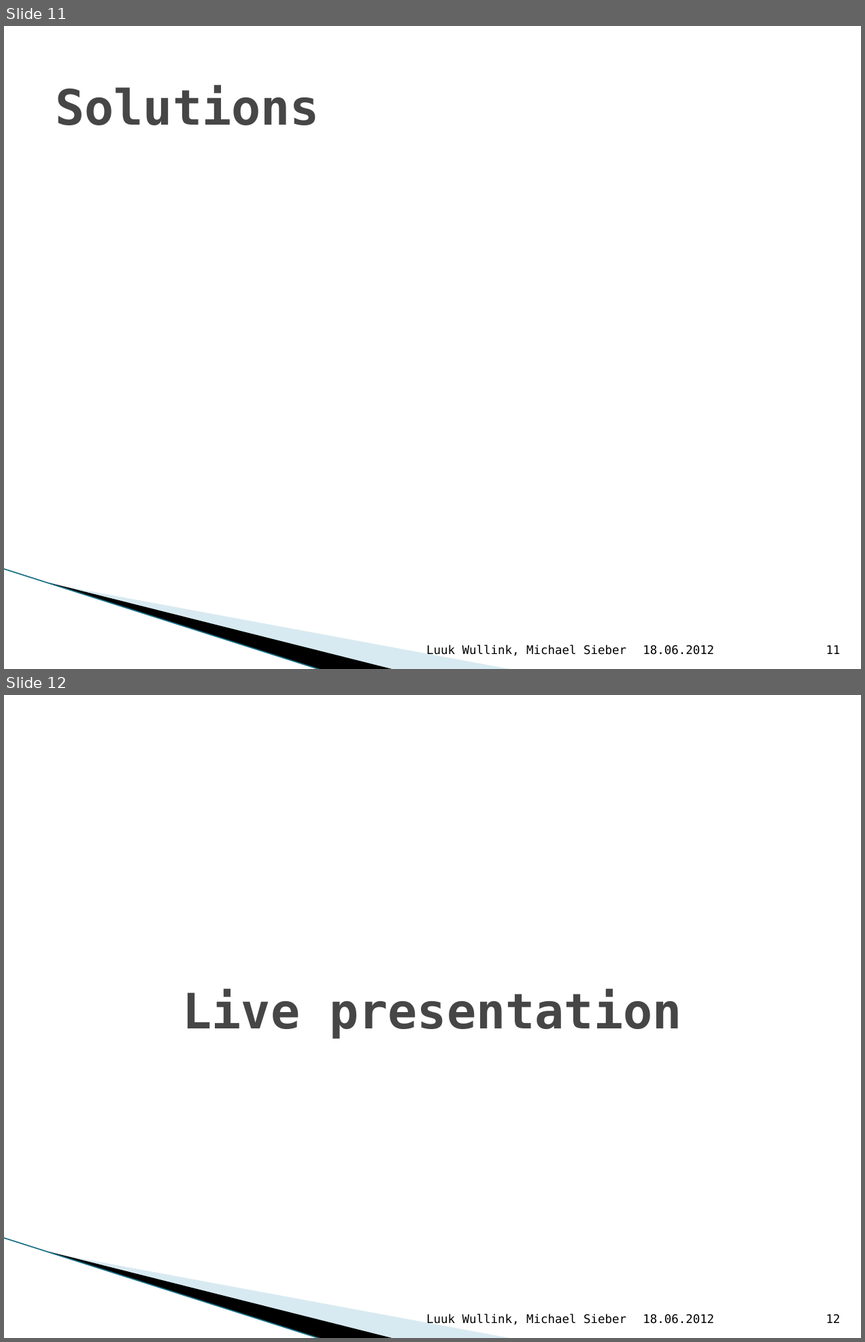
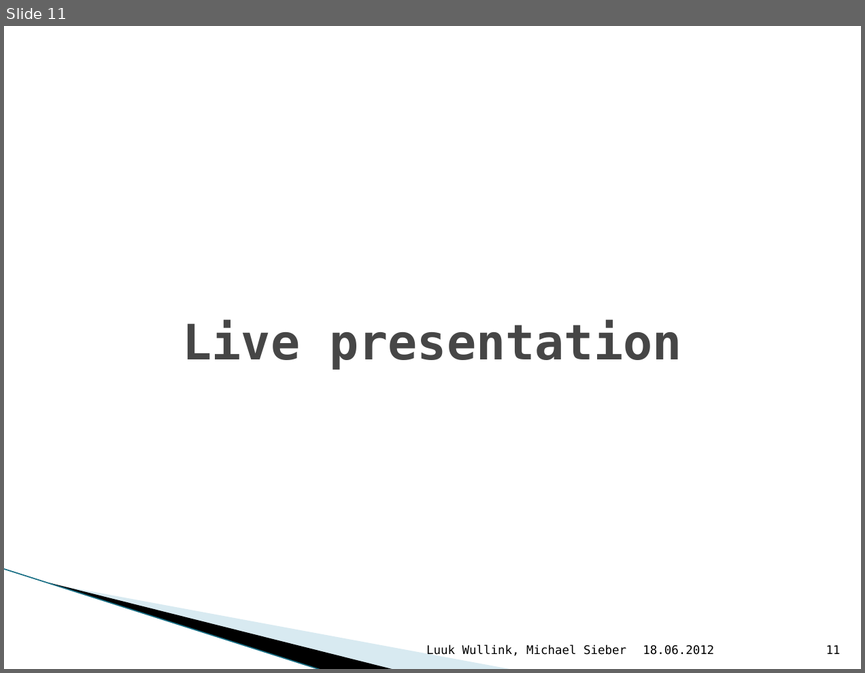
Before and after one commit to msi88/Popya, a slide deck: Popya/docs/Presentation.pptx. Shown one above the other, each under a label of ours: slides 11 and 12 before the commit, slide 11 after it. The pictures are 865x1342 and 865x673 pixels, drawn with LibreOffice and Linux fonts; fonts in the diff are those of the drawing; background and template pictures are left out. Boxes give left, top, right and bottom in pixels: in the first picture for what was removed or moved away, otherwise in the second. Text is boxed around its words. In the diff, an @@ line names an element or a change of style, - is before the commit and + after.

```diff
--- a/Popya/docs/Presentation.pptx
+++ b/Popya/docs/Presentation.pptx
@@ slide 11 removed at (4, 26, 861, 669), background #FFFFFF; not listed: 3 template elements that a slide beside it also shows @@
@@ title removed at (55, 85, 320, 125) @@
-Solutions
@@ text removed at (426, 644, 626, 656) @@
-Luuk Wullink, Michael Sieber
@@ text removed at (643, 645, 714, 654) @@
-18.06.2012
@@ page number removed at (826, 645, 840, 654) @@
-11
@@ what was slide 12 is now slide 11 @@
@@ page number at (826, 645, 840, 654): text changed @@
-12
+11
```
Also in this commit, not shown: 3 slides changed, 1 other file.
